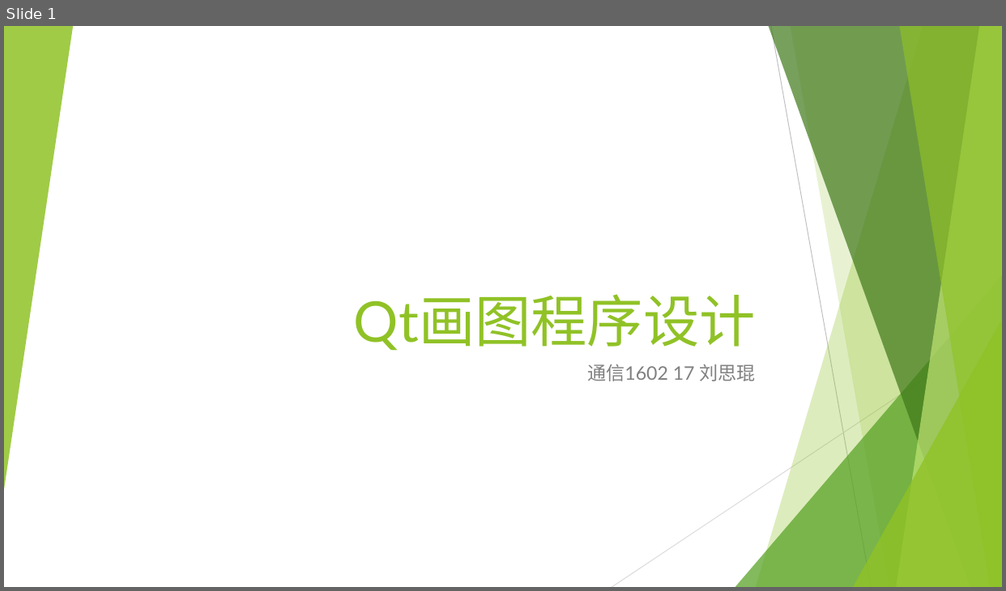
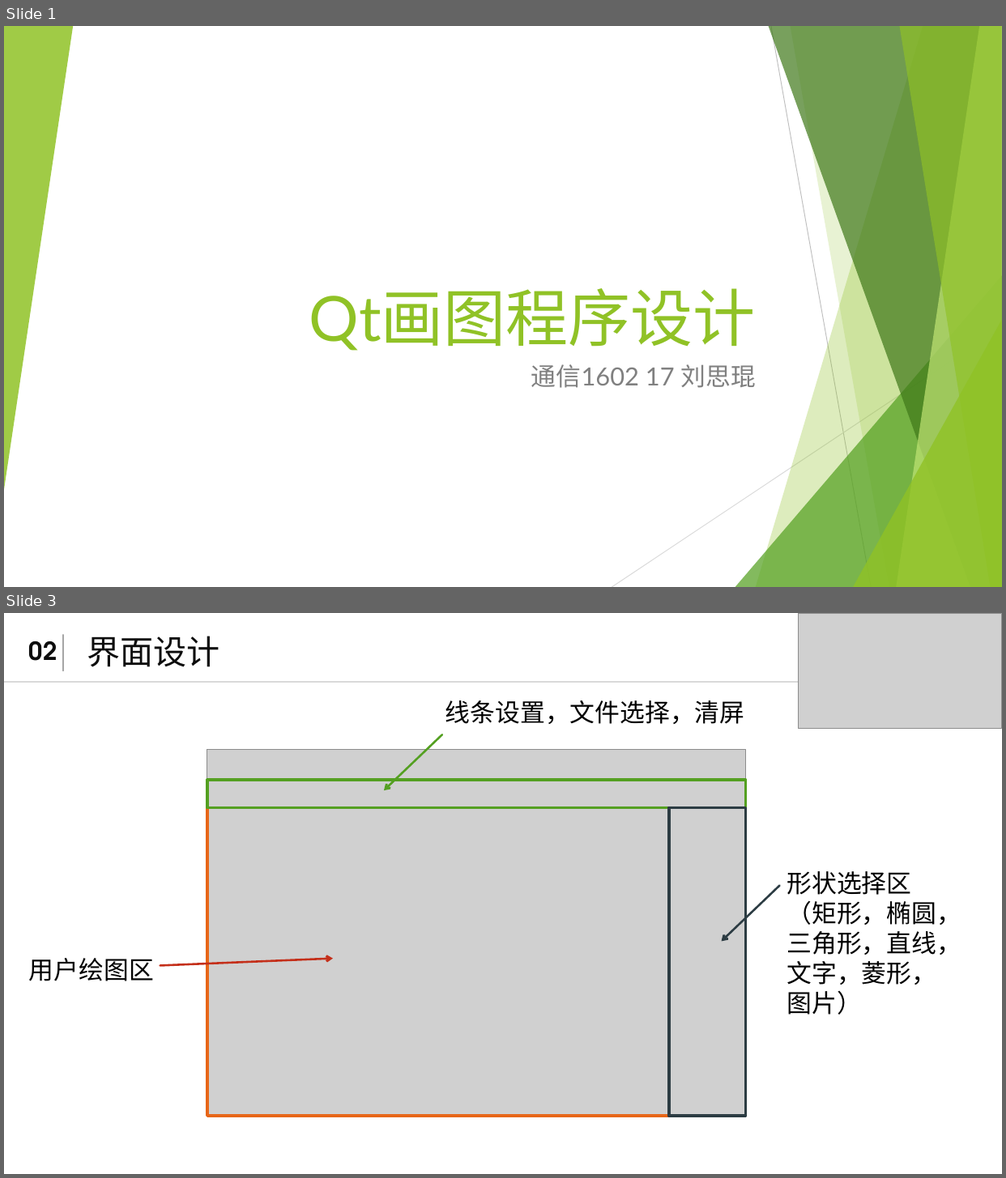
Before and after one commit to 1580994065/Qt_2018_FALL_Homework, a slide deck: lab02/lab02.pptx. Shown one above the other, each under a label of ours: slide 1 before the commit, slides 1 and 3 after it; the slides between them are not shown. The pictures are 1006x591 and 1006x1178 pixels, drawn with LibreOffice and Linux fonts; fonts in the diff are those of the drawing; grey boxes stand for pictures. Boxes give left, top, right and bottom in pixels: in the first picture for what was removed or moved away, otherwise in the second. Text is boxed around its words. In the diff, an @@ line names an element or a change of style, - is before the commit and + after.

```diff
--- a/lab02/lab02.pptx
+++ b/lab02/lab02.pptx
@@ slide 3 added at [4,613,1002,1174], background #FFFFFF @@
@@ line added from (63, 635) to (63, 671), #A6A6A6 1 pt @@
@@ free added at [87,631,299,671], 32 pt, text #0D0D0D @@
+界面设计
@@ picture added at [799,614,1002,728] @@
@@ text added at [29,641,57,661], 24 pt, text #0D0D0D, bold @@
+02
@@ line added from (4, 682) to (1002, 682), #D9D9D9 1.5 pt @@
@@ text added at [445,700,745,724], 24 pt, text #000000 @@
+线条设置，文件选择，清屏
@@ picture added at [207,749,746,1116] @@
@@ arrow added from (442, 735) to (385, 790), #54A021 2 pt @@
@@ rectangle added at [207,780,746,807], outline #54A021 2.75 pt @@
@@ rectangle added at [207,807,670,1116], outline #E76618 2.75 pt @@
@@ rectangle added at [669,807,745,1116], outline #2C3C43 2.75 pt @@
@@ text added at [787,871,962,1015], 24 pt, text #000000 @@
+形状选择区
+（矩形，椭圆，三角形，直线，文字，菱形，
+图片）
@@ arrow added from (780, 885) to (721, 942), #2C3C43 2 pt @@
@@ text added at [29,958,154,982], 24 pt, text #000000 @@
+用户绘图区
@@ arrow added from (160, 965) to (333, 959), #C42F1A 2 pt @@
@@ slide 1 changed as well @@
@@ title "Qt画图程序设计" at [309,288,756,351]: size 54 to 60 pt @@
@@ subtitle "通信1602 17 刘思琨" at [531,365,755,388]: size 18 to 24 pt @@
```
Also in this commit, not shown: 7 other slides added, 1 slide removed, 3 other files.
